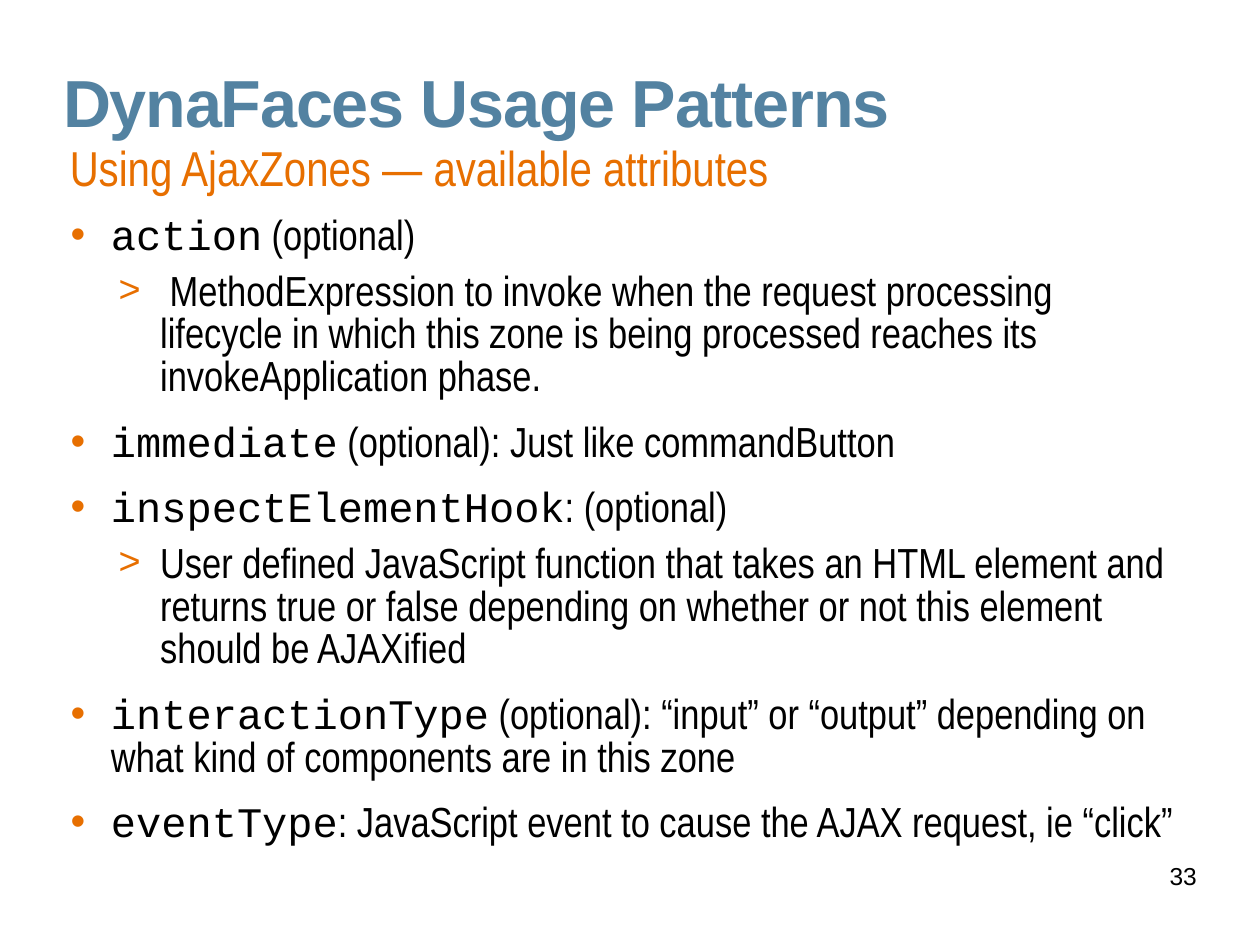
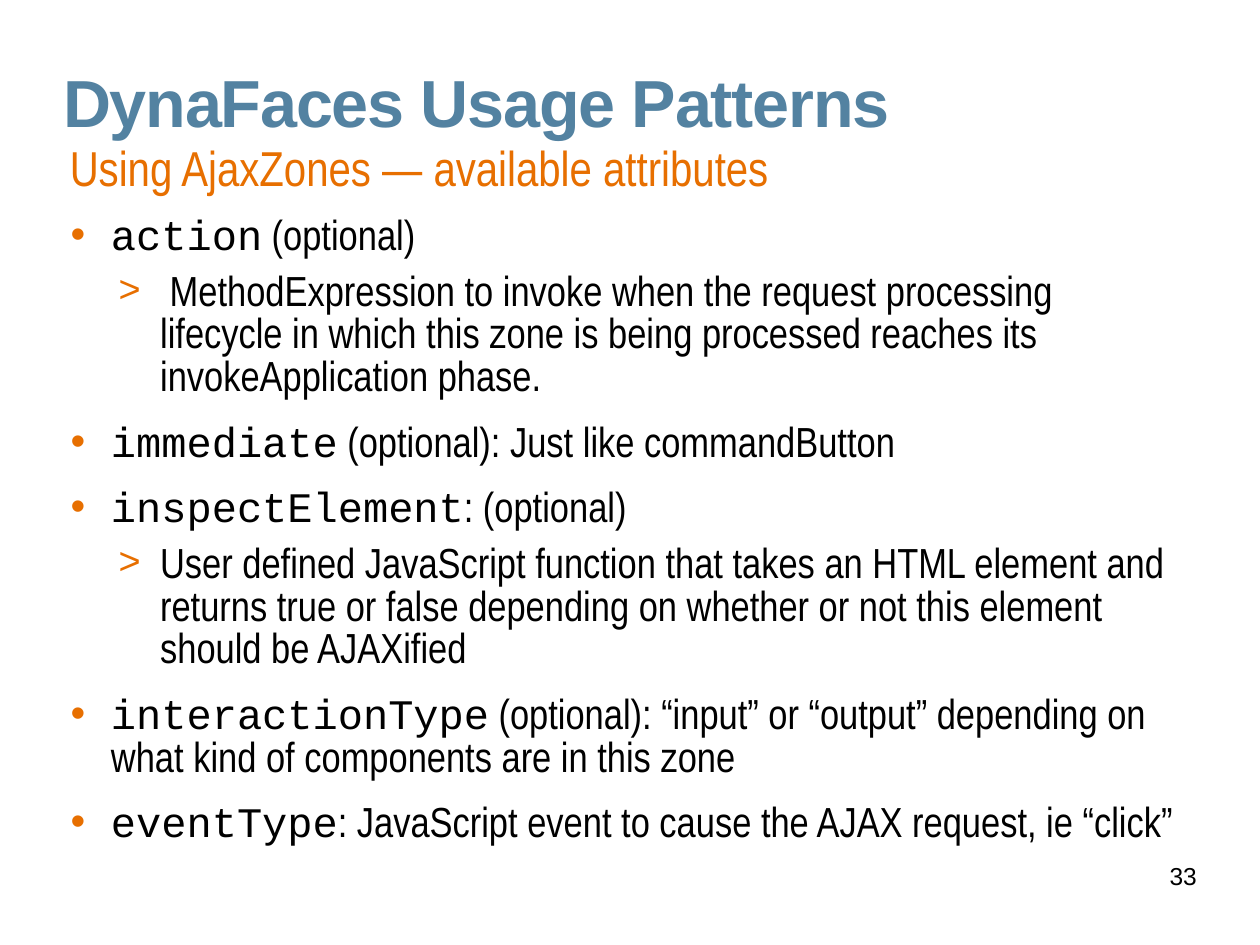
Before and after one commit to javaee/javaserverfaces-extensions, a slide deck: slide 33 of www/slides/dynafaces-advanced.odp. Drawn at 1260x945 pixels with LibreOffice and Linux fonts; fonts in the diff are those of the drawing; background and template pictures are left out. Boxes give left, top, right and bottom in pixels: in the first picture for what was removed or moved away, otherwise in the second. Text is boxed around its words. In the diff, an @@ line names an element or a change of style, - is before the commit and + after.

Commit message:
remove hook references

```diff
--- a/www/slides/dynafaces-advanced.odp
+++ b/www/slides/dynafaces-advanced.odp
@@ text at [111,491,627,531]: text changed @@
-• inspectElementHook: (optional)
+• inspectElement: (optional)
```
Also in this commit, not shown: 22 other slides changed, 1 other file.
